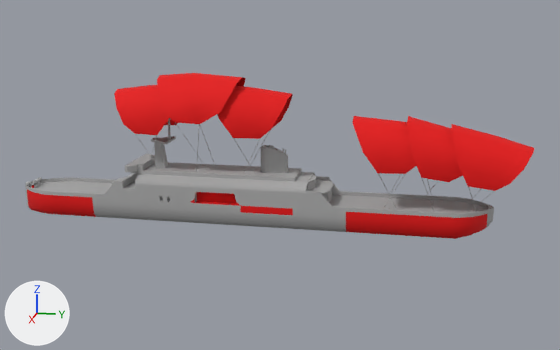
The FBX model Skyrates/Assets/Resources/Meshes/Ship/merchant_ship_1.FBX as it was, and as the next commit left it.
One viewpoint serves both versions: a 50 mm camera at (37.6, 8.5, 11.0) aimed at (-0.1, 0.9, 1.6). Lighting does not change. The marker at lower left points along +X, +Y and +Z. Vertices at the same position are counted once.

Objects in the first picture: 'merchant_ship_1'.
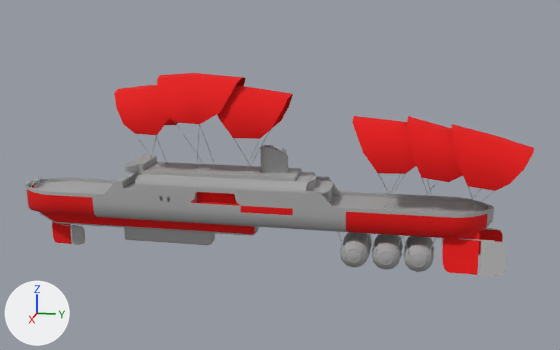
The newer file is also turned or shifted as a whole; pictures and numbers use the older file's frame.

What differs and where, as boxes [x1, y1, x2, y2] in the pictures (560 x 350 px):
'merchant_ship_1', recoloured, reshaped (23% taller): before [25, 73, 534, 239]; after [25, 73, 534, 277]
part 1 of me_mesh, deleted: before [150, 119, 176, 168]
part 2 of me_mesh, added: after [338, 228, 506, 277]
part 3 of me_mesh, added: after [40, 212, 259, 245]

What the commit changed:
Material 'lambert2' (mat_lambert2) changes colour from grey #aaaaaa to red #e70000; in linear values from (0.4, 0.4, 0.4) to (0.8, 0.0, 0.0).
Material 'lambert1' (mat_lambert1) is new.
Its base color is (0.4, 0.4, 0.4) (grey #aaaaaa).
Its roughness is 0.896.
me_mesh is used by ob_merchant_ship_1; location (0.0, 0.0, 0.0); rotation (0.0, 3.142, 0.0), in degrees (0, 180, 0); scale (-0.00954, -0.00954, -0.00954).
me_mesh had 2432 vertices, 2258 faces and spanned x -204.0..204.0, y -1383.0..1383.0, z -97.0..703.0.
me_mesh now has 3570 vertices, 3392 faces and spans x -204.0..204.0, y -1383.0..1383.0, z -298.0..703.0.
me_mesh part 1: the loose piece of 74 vertices spanning x -76.0..81.0, y 502.0..621.0, z 186.0..467.0 is deleted.
me_mesh part 2: 1090 vertices added at x -167.0..166.0, y -1273.0..-422.0, z -287.0..-29.0.
me_mesh part 3: 194 vertices added at x -62.0..62.0, y 31.0..1282.0, z -298.0..-91.0.
me_mesh no longer uses material mat_lambert7 (red #e70000).
me_mesh now uses material mat_lambert1 (grey #aaaaaa).
